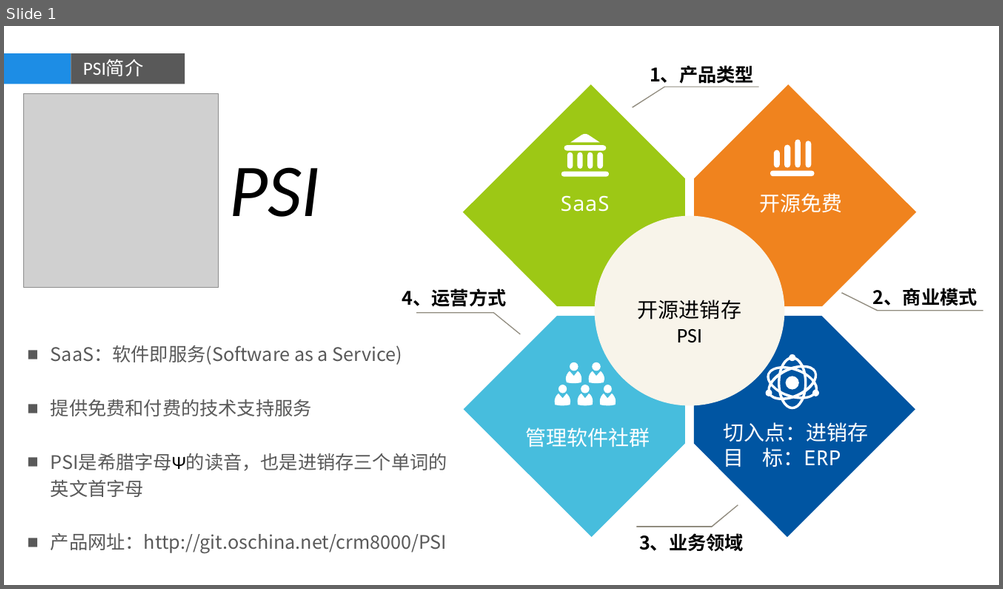
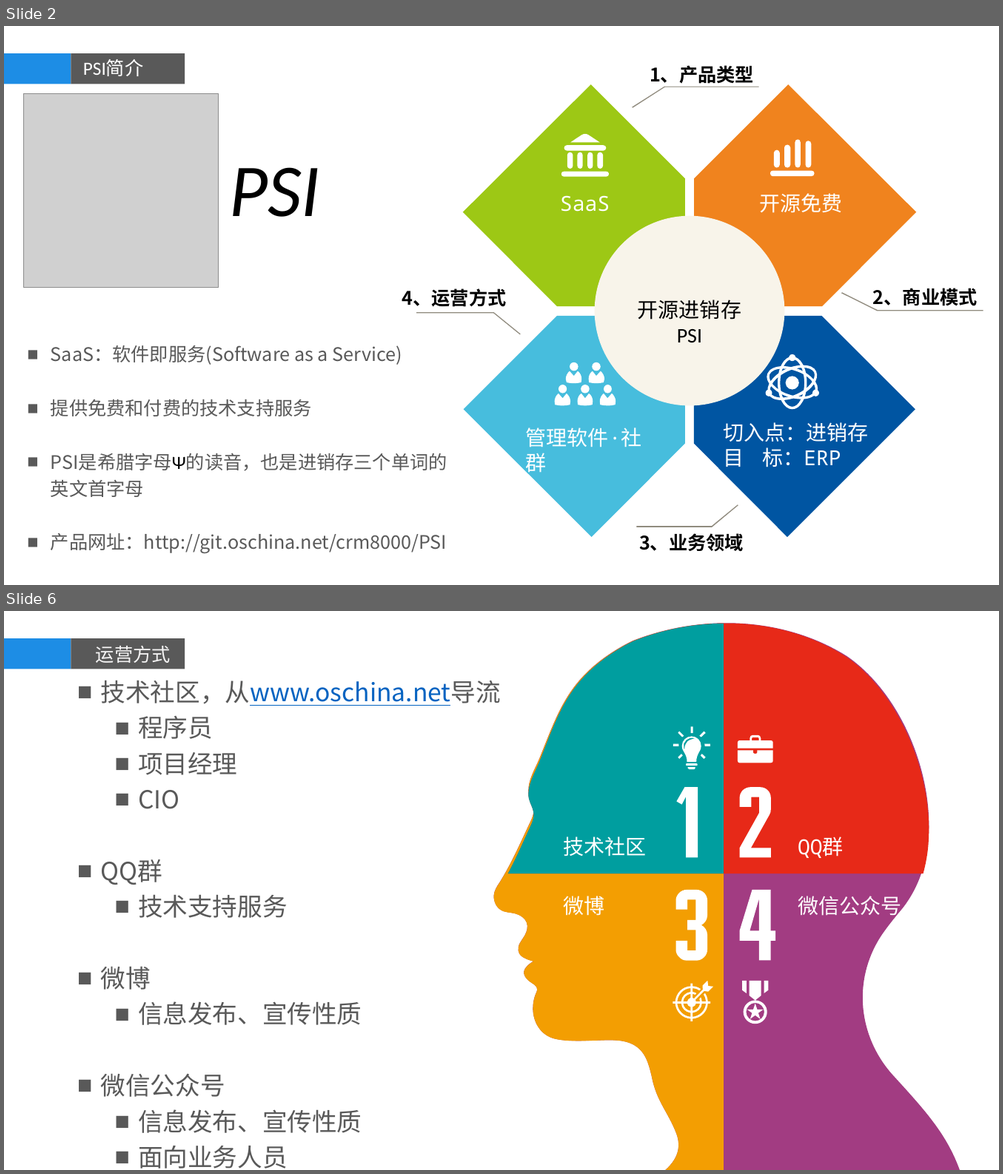
Before and after one commit to dongxf/PSI, a slide deck: doc/01 概要设计/PSI.pptx. Shown one above the other, each under a label of ours: slide 1 before the commit, slides 2 and 6 after it; the slides between them are not shown. The pictures are 1003x589 and 1003x1174 pixels, drawn with LibreOffice and Linux fonts; fonts in the diff are those of the drawing; grey boxes stand for pictures; background and template pictures are left out. Boxes give left, top, right and bottom in pixels: in the first picture for what was removed or moved away, otherwise in the second. Text is boxed around its words. In the diff, an @@ line names an element or a change of style, - is before the commit and + after.

```diff
--- a/doc/01 概要设计/PSI.pptx
+++ b/doc/01 概要设计/PSI.pptx
@@ slide 6 added at bbox=[4, 611, 999, 1170], background picture (left out); not listed: 2 template elements that a slide beside it also shows @@
@@ freeform shape added at bbox=[493, 613, 960, 1170], fill #A23C82 @@
@@ freeform shape added at bbox=[493, 624, 723, 1170], fill #F39E02 @@
@@ freeform shape added at bbox=[508, 613, 932, 874], fill #E72918 @@
@@ freeform shape added at bbox=[508, 624, 723, 874], fill #009E9F @@
@@ text added at bbox=[96, 646, 170, 663], 18 pt, text #F6F5F5 @@
+运营方式
@@ text added at bbox=[101, 680, 501, 1169], 24 pt, text #595959 @@
+■ 技术社区，从www.oschina.net导流
+  ■ 程序员
+  ■ 项目经理
+  ■ CIO
+■ QQ群
+  ■ 技术支持服务
+■ 微博
+  ■ 信息发布、宣传性质
+■ 微信公众号
+  ■ 信息发布、宣传性质
+  ■ 面向业务人员
@@ freeform shape added at bbox=[673, 726, 711, 769], fill #FFFFFF @@
@@ freeform shape added at bbox=[737, 735, 772, 763], fill #FFFFFF @@
@@ freeform shape added at bbox=[676, 787, 697, 857], fill #FFFFFF @@
@@ freeform shape added at bbox=[740, 787, 771, 857], fill #FFFFFF @@
@@ text added at bbox=[563, 837, 646, 857], 20 pt, text #FFFFFF @@
+技术社区
@@ text added at bbox=[785, 837, 847, 858], 20 pt, text #FFFFFF @@
+Title Here
@@ text added at bbox=[797, 837, 843, 858], 20 pt, text #FFFFFF @@
+QQ群
@@ text added at bbox=[563, 896, 604, 916], 20 pt, text #FFFFFF @@
+微博
@@ freeform shape added at bbox=[675, 890, 707, 961], fill #FFFFFF @@
@@ freeform shape added at bbox=[740, 890, 776, 961], fill #FFFFFF @@
@@ text added at bbox=[785, 896, 847, 916], 20 pt, text #FFFFFF @@
+Title Here
@@ text added at bbox=[797, 896, 901, 920], 20 pt, text #FFFFFF @@
+微信公众号
@@ freeform shape added at bbox=[672, 981, 713, 1022], fill #FFFFFF @@
@@ freeform shape added at bbox=[742, 981, 768, 1025], fill #FFFFFF @@
@@ what was slide 1 is now slide 2 @@
@@ slide 2 changed as well @@
@@ text at bbox=[526, 428, 642, 477]: text changed @@
-管理软件社群
+管理软件·社群
```
Also in this commit, not shown: 6 other slides added.
